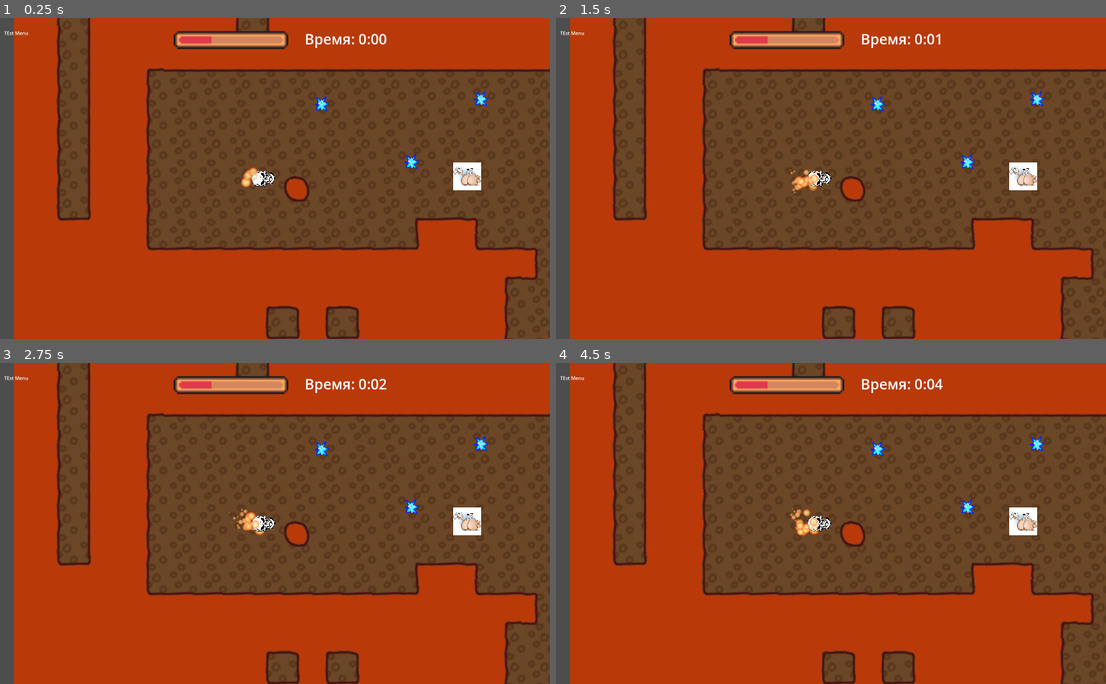
Above: before the commit, frames 1-4 (two rows, left to right).
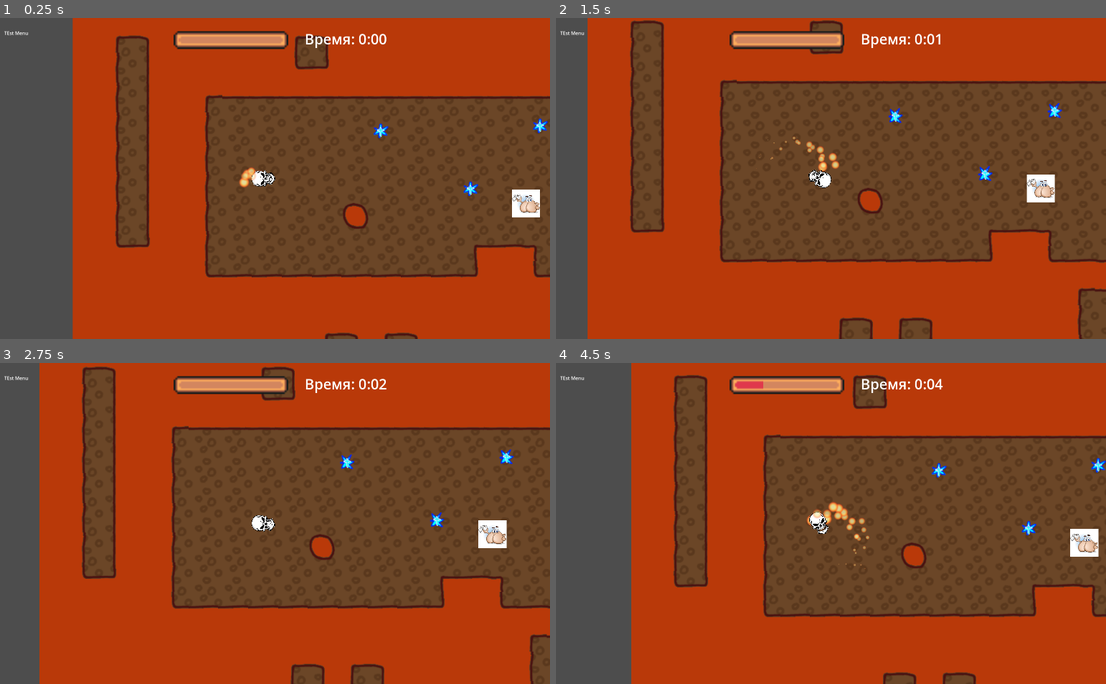
Above: after the commit, the same moments.

Repository: StarikTenger/HellRacing2024
Game: Godot game, scene res://level_manager.tscn
The game is run twice, just before and just after one commit, with the same random seed, the same clock (stepped at 60 frames per second) and the same inputs.
Inputs:
- Up to frame 1 (0.25 s): no input
- Up to frame 2 (1.5 s): hold D (right) 0.53-1.28 s; hold Down (down) from 1.28 s (still down)
- Up to frame 3 (2.75 s): release Down (down) at 2.03 s; hold D (right) from 2.03 s (still down)
- Up to frame 4 (4.5 s): release D (right) at 3.53 s; hold A (left) from 3.53 s (still down)

The runs differ from the first frame. In frame 1, 40% of the frame differs, in the area x 2-100%, y 0-100%; in frame 2, 22%; in frame 3, 27%; in frame 4, 39%.
Error before the commit: Parse Error: Used space character for indentation instead of tab as used before in the file. (res://scripts/Skull.gd:66)

Commit message:
Merge

Diff:
--- a/scripts/Skull.gd
+++ b/scripts/Skull.gd
@@ -65,17 +65,17 @@
 
 			rotation = lerp_angle(rotation, target_rotation, turn_smoothness)
 
-            var collision: KinematicCollision2D = move_and_collide(velocity * delta)
+			var collision: KinematicCollision2D = move_and_collide(velocity * delta)
 
-            if collision:
-                var collider = collision.get_collider()
-                if collider is DestructibleObject:
-                    var impulse: Vector2 = velocity.project(collision.get_normal())
-                    var delay = (collider as DestructibleObject).hit(impulse)
-                    print(delay)
-                    velocity -= impulse * delay
-                else:
-                    velocity -= velocity.project(collision.get_normal())
+			if collision:
+				var collider = collision.get_collider()
+				if collider is DestructibleObject:
+					var impulse: Vector2 = velocity.project(collision.get_normal())
+					var delay = (collider as DestructibleObject).hit(impulse)
+					print(delay)
+					velocity -= impulse * delay
+				else:
+					velocity -= velocity.project(collision.get_normal())
 		State.DEAD:
 			pass
 		_:
